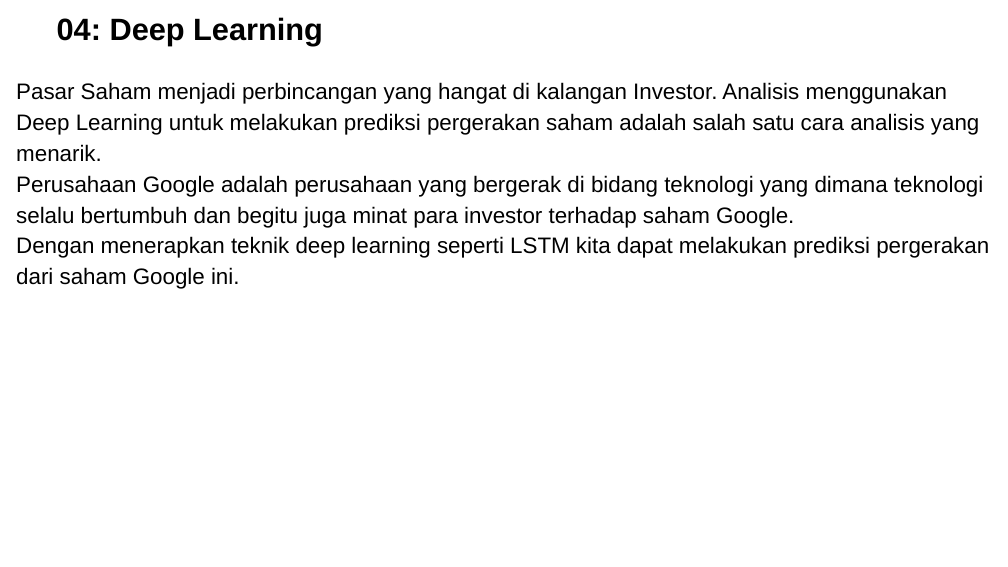
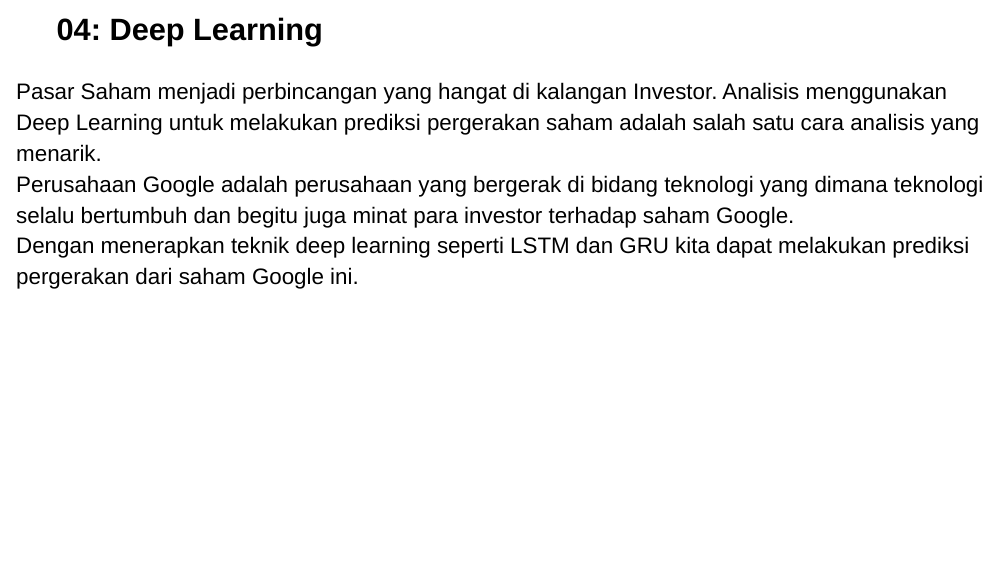
Before and after one commit to wendykusman/ProjectDataScience, a slide deck: slide 38 of DataScienceProject -Wendy Kusman.pptx (slide 37 before the commit). Drawn at 1008x567 pixels with LibreOffice and Linux fonts; fonts in the diff are those of the drawing; background and template pictures are left out. Boxes give left, top, right and bottom in pixels: in the first picture for what was removed or moved away, otherwise in the second. Text is boxed around its words. In the diff, an @@ line names an element or a change of style, - is before the commit and + after.

```diff
--- a/DataScienceProject -Wendy Kusman.pptx
+++ b/DataScienceProject -Wendy Kusman.pptx
@@ text at [16,82,983,289]: text changed @@
-Pasar Saham menjadi perbincangan yang hangat di kalangan Investor. Analisis menggunakan Deep Learning untuk melakukan prediksi pergerakan saham adalah salah satu cara analisis yang menarik.
-Perusahaan Google adalah perusahaan yang bergerak di bidang teknologi yang dimana teknologi selalu bertumbuh dan begitu juga minat para investor terhadap saham Google.
-Dengan menerapkan teknik deep learning seperti LSTM kita dapat melakukan prediksi pergerakan dari saham Google ini.
+Pasar Saham menjadi perbincangan yang hangat di kalangan Investor. Analisis menggunakan Deep Learning untuk melakukan prediksi pergerakan saham adalah salah satu cara analisis yang menarik.
+Perusahaan Google adalah perusahaan yang bergerak di bidang teknologi yang dimana teknologi selalu bertumbuh dan begitu juga minat para investor terhadap saham Google.
+Dengan menerapkan teknik deep learning seperti LSTM dan GRU kita dapat melakukan prediksi pergerakan dari saham Google ini.
```
Also in this commit, not shown: 8 other slides changed, 7 slides added, 2 slides removed.
